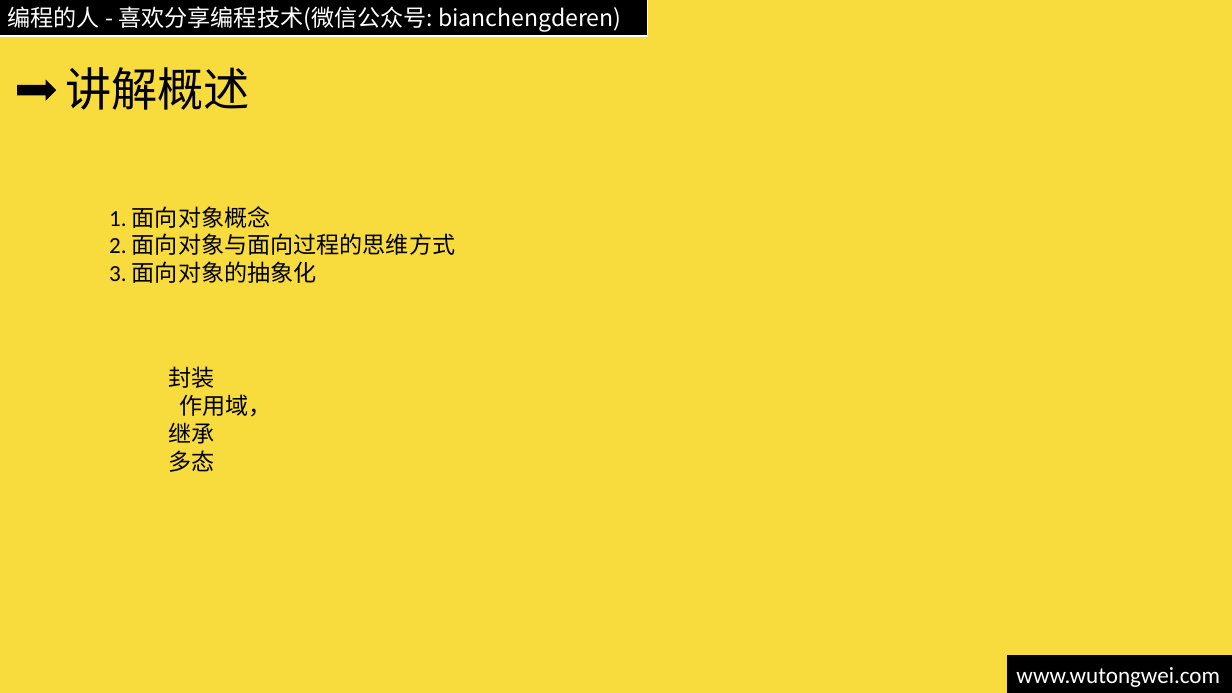
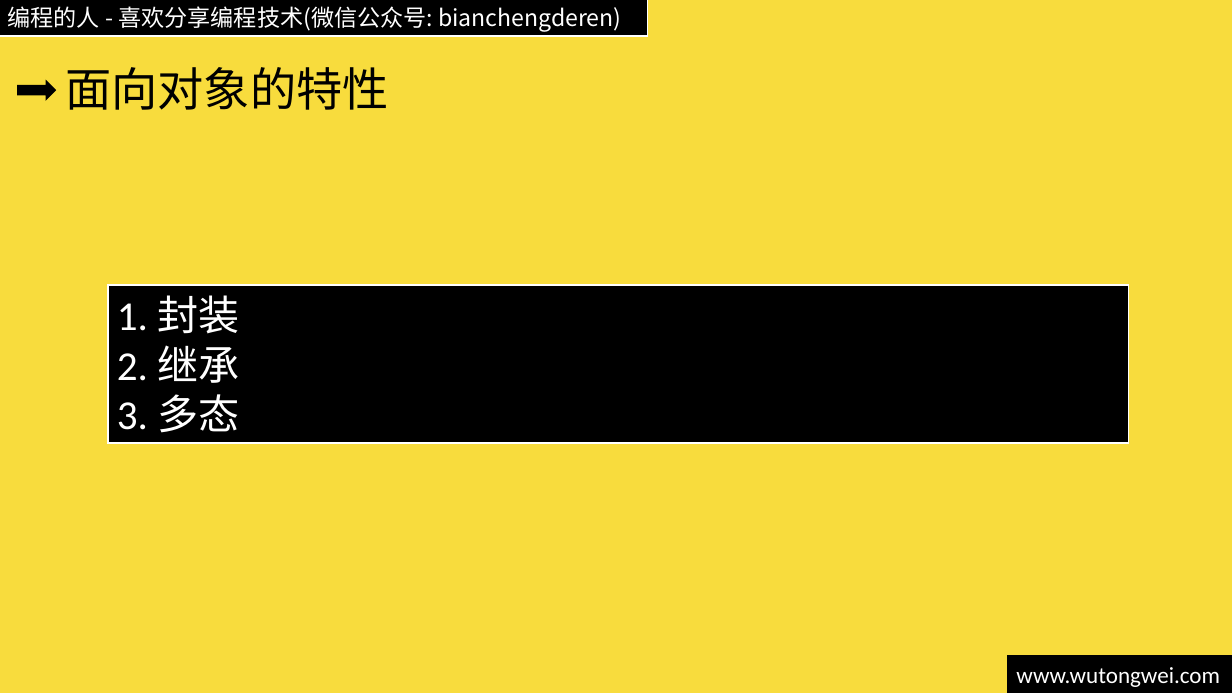
Before and after one commit to willculture/training, a slide deck: slide 13 of ppt/front-end/Javascript 面向对象.pptx (slide 3 before the commit). Drawn at 1232x693 pixels with LibreOffice and Linux fonts; fonts in the diff are those of the drawing. Boxes give left, top, right and bottom in pixels: in the first picture for what was removed or moved away, otherwise in the second. Text is boxed around its words. In the diff, an @@ line names an element or a change of style, - is before the commit and + after.

```diff
--- a/ppt/front-end/Javascript 面向对象.pptx
+++ b/ppt/front-end/Javascript 面向对象.pptx
@@ title at bbox=[65, 67, 388, 110]: text changed @@
-讲解概述
+面向对象的特性
@@ text removed at bbox=[109, 206, 455, 283] @@
-1. 面向对象概念
-2. 面向对象与面向过程的思维方式
-3. 面向对象的抽象化
@@ rectangle added at bbox=[108, 286, 1129, 443], fill #000000, outline #FFFFFF 1.5 pt, 32 pt, text #FFFFFF @@
+1. 封装
+2. 继承
+3. 多态
@@ text removed at bbox=[169, 366, 271, 472] @@
-封装
-作用域，
-继承
-多态
```
Also in this commit, not shown: 5 other slides changed, 23 slides added, 9 slides removed, 3 other files.
